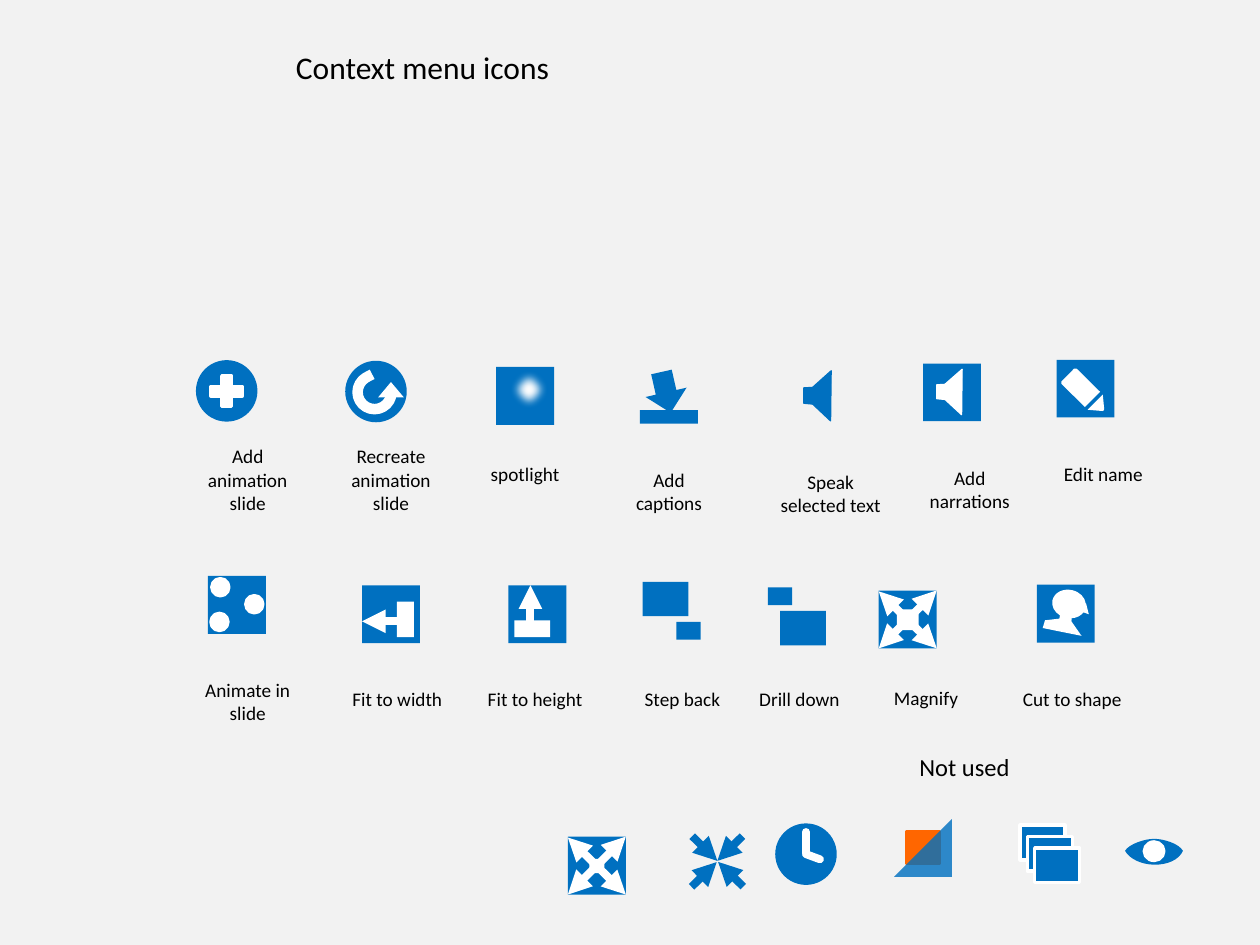
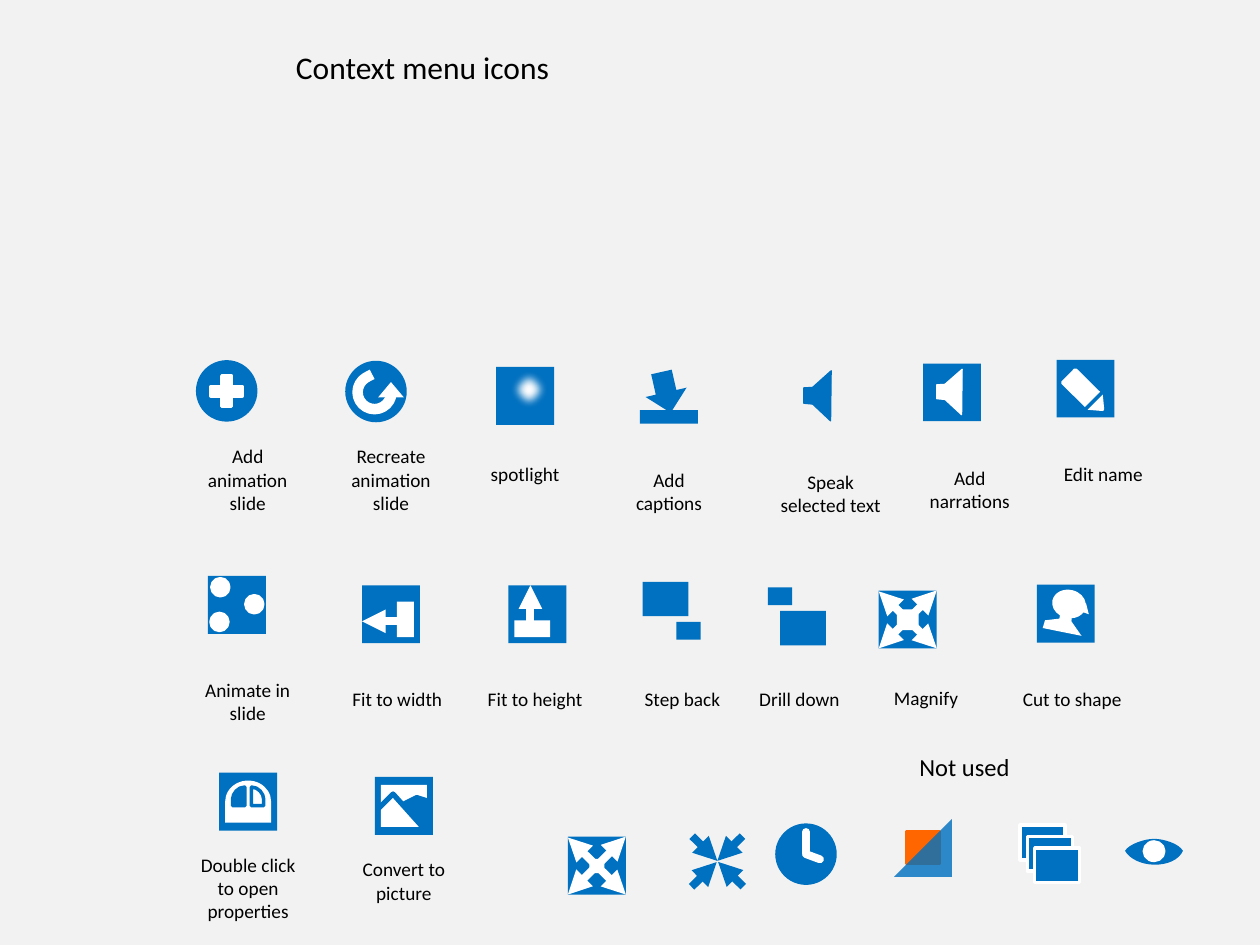
Before and after one commit to PowerPointLabs/PowerPointLabs, a slide deck: slide 2 of doc/Icons.pptx. Drawn at 1260x945 pixels with LibreOffice and Linux fonts; fonts in the diff are those of the drawing. Boxes give left, top, right and bottom in pixels: in the first picture for what was removed or moved away, otherwise in the second. Text is boxed around its words. In the diff, an @@ line names an element or a change of style, - is before the commit and + after.

Commit message:
Issue 223: Create icon for convert to picture Update Issue 223

```diff
--- a/doc/Icons.pptx
+++ b/doc/Icons.pptx
@@ rectangle added at bbox=[375, 777, 433, 835], fill #0070C0 @@
@@ group added at bbox=[219, 772, 277, 830]: 2 freeform shapes, 1 rectangle, 1 flow chart delay @@
@@ freeform shape added at bbox=[379, 794, 425, 829], outline #0070C0 3 pt @@
@@ rectangle added at bbox=[381, 784, 427, 826], fill #FFFFFF @@
@@ freeform shape added at bbox=[404, 796, 430, 830], fill #0070C0, outline #0070C0 2 pt @@
@@ text added at bbox=[201, 858, 295, 921], 11 pt, text #000000 @@
+Double click to open properties
@@ text added at bbox=[363, 863, 445, 903], 11 pt, text #000000 @@
+Convert to picture
```
